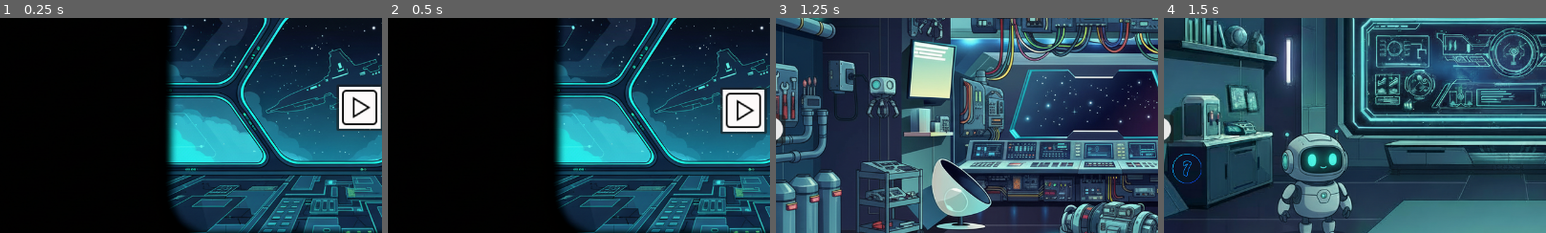
Above: before the commit, frames 1-4 (left to right).
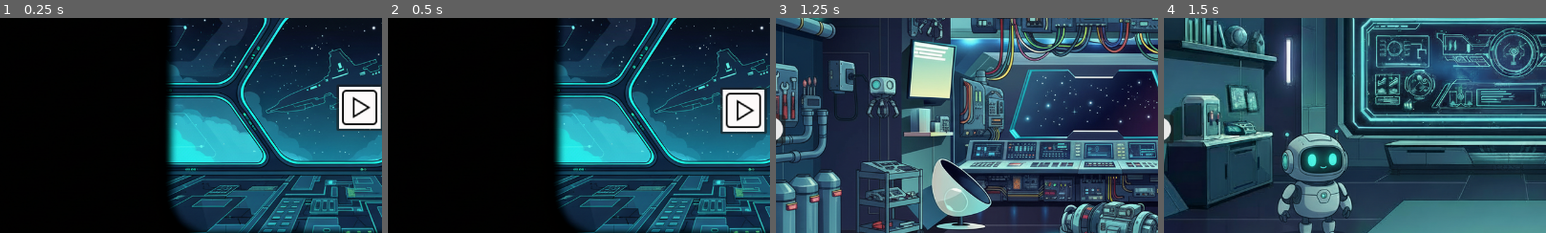
Above: after the commit, the same moments.

Repository: top-it-090304/SpaceshipMission
Game: Godot game, scene res://start_menu.tscn
Same seed, same stepped clock (60 frames per second), same inputs: the game is played once before the commit and once after it.
Inputs (mouse positions are % of the whole screen's width and height, from its top left):
- Up to frame 1 (0.25 s): no input
- Up to frame 2 (0.5 s): no input
- Up to frame 3 (1.25 s): click (51, 51) at 0.5 s
- Up to frame 4 (1.5 s): click (4, 55) at 1.25 s
The pictures show only the part of the screen within x 5-55%, y 30-80%; the shares and areas given below are measured in that part.

Frames 1-3 are identical in both runs. In frame 4, 0.2% of the frame differs, in the area x 2-10%, y 63-77%.

Commit message:
Robot message added

Diff:
--- a/spaceship-mission/Game.tscn
+++ b/spaceship-mission/Game.tscn
@@ -18,6 +18,8 @@
 [ext_resource type="Script" uid="uid://bcggij3p5jkj6" path="res://main_message.gd" id="11_lvtmh"]
 [ext_resource type="Texture2D" uid="uid://cwfg5j6tgficl" path="res://items/Number for box 4.png" id="11_wuoie"]
 [ext_resource type="Texture2D" uid="uid://b5xu1qj6l6u0i" path="res://items/Number for box 3.png" id="17_bvhbk"]
+[ext_resource type="Script" uid="uid://6e4sputjkjpf" path="res://robot_message.gd" id="19_cpsxm"]
+[ext_resource type="Texture2D" uid="uid://bvr0jlgi5vjnv" path="res://images for background/RobotBackground.jpg" id="20_hmewc"]
 
 [sub_resource type="RectangleShape2D" id="RectangleShape2D_3mrqo"]
 size = Vector2(288, 136)
@@ -71,7 +73,6 @@
 script = ExtResource("1_3mrqo")
 
 [node name="FirstRoom" type="Node2D" parent="."]
-visible = false
 
 [node name="FirstBackground" type="Sprite2D" parent="FirstRoom"]
 position = Vector2(630, 322)
@@ -125,6 +126,7 @@
 texture = ExtResource("5_yyih5")
 
 [node name="SecondRoom" type="Node2D" parent="."]
+visible = false
 position = Vector2(1, 2)
 script = ExtResource("6_wuoie")
 
@@ -358,9 +360,51 @@
 icon = ExtResource("3_2vekm")
 
 [node name="NumberForBox4" type="Sprite2D" parent="FourthRoom"]
+visible = false
 position = Vector2(87, 426)
 scale = Vector2(0.0957031, 0.0976563)
 texture = ExtResource("17_bvhbk")
+
+[node name="LinkRobotMessage" type="LinkButton" parent="FourthRoom"]
+offset_left = 265.0
+offset_top = 396.0
+offset_right = 347.0
+offset_bottom = 520.0
+
+[node name="RobotMessage" type="Control" parent="FourthRoom"]
+visible = false
+layout_mode = 3
+anchors_preset = 0
+offset_right = 40.0
+offset_bottom = 40.0
+script = ExtResource("19_cpsxm")
+
+[node name="RobotText" type="RichTextLabel" parent="FourthRoom/RobotMessage"]
+layout_mode = 0
+offset_left = 380.0
+offset_top = 301.0
+offset_right = 909.0
+offset_bottom = 368.0
+text = "Привет! Я твой робот-ассистент и я готов помочь тебе с выполнением твоей миссии! Какая проблема у тебя возникла?"
+horizontal_alignment = 1
+
+[node name="RobotScreen" type="TextureRect" parent="FourthRoom/RobotMessage"]
+show_behind_parent = true
+layout_mode = 0
+offset_left = -9.0
+offset_top = -41.0
+offset_right = 1273.0
+offset_bottom = 680.0
+texture = ExtResource("20_hmewc")
+expand_mode = 1
+
+[node name="ButtonExit" type="Button" parent="FourthRoom/RobotMessage"]
+layout_mode = 0
+offset_left = 2.0
+offset_top = 288.0
+offset_right = 50.0
+offset_bottom = 336.0
+icon = ExtResource("3_2vekm")
 
 [node name="UILayer" type="CanvasLayer" parent="."]
 visible = false
@@ -423,3 +467,5 @@
 [connection signal="pressed" from="FourthRoom/RightArrow" to="." method="_on_fourth_room_right_arrow_pressed"]
 [connection signal="pressed" from="FourthRoom/LinkMainScreen" to="FourthRoom" method="_on_LinkMainScreen_pressed"]
 [connection signal="pressed" from="FourthRoom/MainMessage/ButtonExit" to="FourthRoom" method="hide_message_screen"]
+[connection signal="pressed" from="FourthRoom/LinkRobotMessage" to="FourthRoom" method="_on_LinkRobotMessage_pressed"]
+[connection signal="pressed" from="FourthRoom/RobotMessage/ButtonExit" to="FourthRoom" method="hide_robot_message_screen"]
--- a/spaceship-mission/fourth_room.gd
+++ b/spaceship-mission/fourth_room.gd
@@ -28,3 +28,32 @@
 	$RightArrow.visible = true
 	$Walls.visible = true
 	$LinkMainScreen.visible = true
+
+func _ready_robot() -> void:
+	$RobotMessage.visible = false
+	$FourthBackground.visible = true
+	$LeftArrow.visible = true
+	$RightArrow.visible = true
+	$Walls.visible = true
+	$LinkRobotMessage.visible = true
+
+func show_robot_message_screen() -> void:
+	$FourthBackground.visible = false
+	$LeftArrow.visible = false
+	$RightArrow.visible = false
+	$Walls.visible = false
+	$LinkRobotMessage.visible = false
+	$RobotMessage.visible = true
+	$RobotMessage.start_typing()
+
+
+func _on_LinkRobotMessage_pressed() -> void:
+	show_robot_message_screen()
+
+func hide_robot_message_screen() -> void:
+	$RobotMessage.visible = false
+	$FourthBackground.visible = true
+	$LeftArrow.visible = true
+	$RightArrow.visible = true
+	$Walls.visible = true
+	$LinkRobotMessage.visible = true
--- /dev/null
+++ b/spaceship-mission/robot_message.gd
@@ -0,0 +1,23 @@
+extends Control
+
+@onready var story_label1: RichTextLabel = $RobotText
+
+var full_text: String = "Привет! Я твой робот-ассистент и я готов помочь тебе с выполнением твоей миссии! Какая проблема у тебя возникла?"
+var char_index: int = 0
+var type_speed: float = 0.02
+
+func start_typing() -> void:
+	story_label1.text = ""
+	char_index = 0
+	_type_next_char()
+
+func _type_next_char() -> void:
+	if char_index > full_text.length():
+		return
+
+	story_label1.text = full_text.substr(0, char_index)
+	char_index += 1
+
+	if char_index <= full_text.length():
+		await get_tree().create_timer(type_speed).timeout
+		_type_next_char()
Not shown: 2 places in spaceship-mission/Game.tscn that only renumber resources
Binary file added: spaceship-mission/images for background/RobotBackground.jpg
Not shown, added: spaceship-mission/images for background/RobotBackground.jpg.import
Not shown, added: spaceship-mission/robot_message.gd.uid
